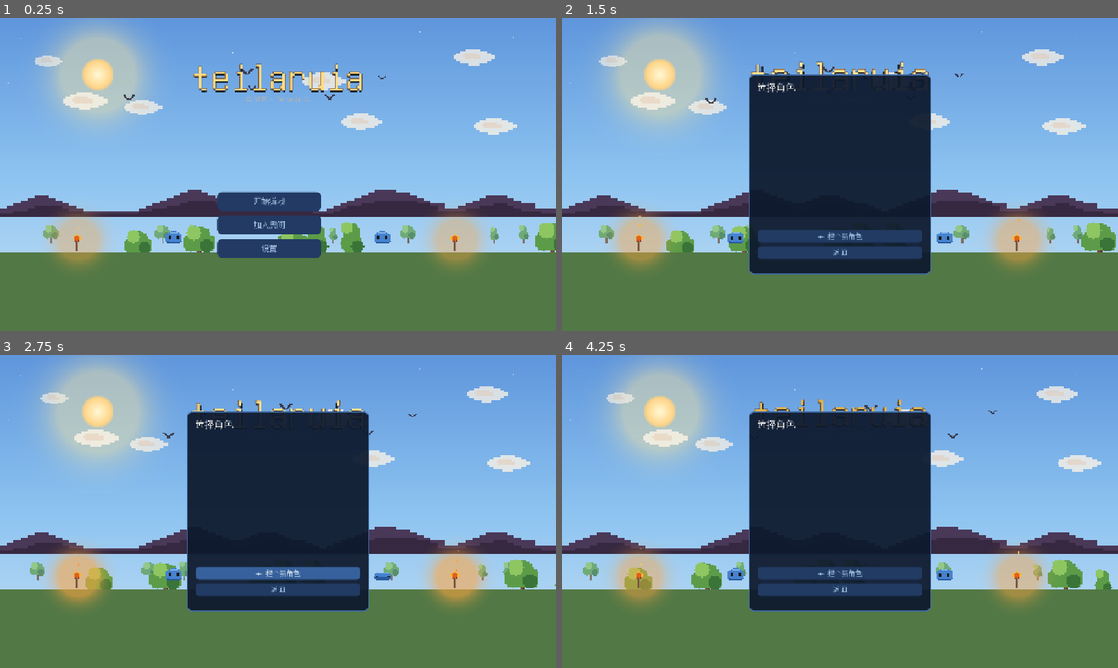
Above: before the commit, frames 1-4 (two rows, left to right).
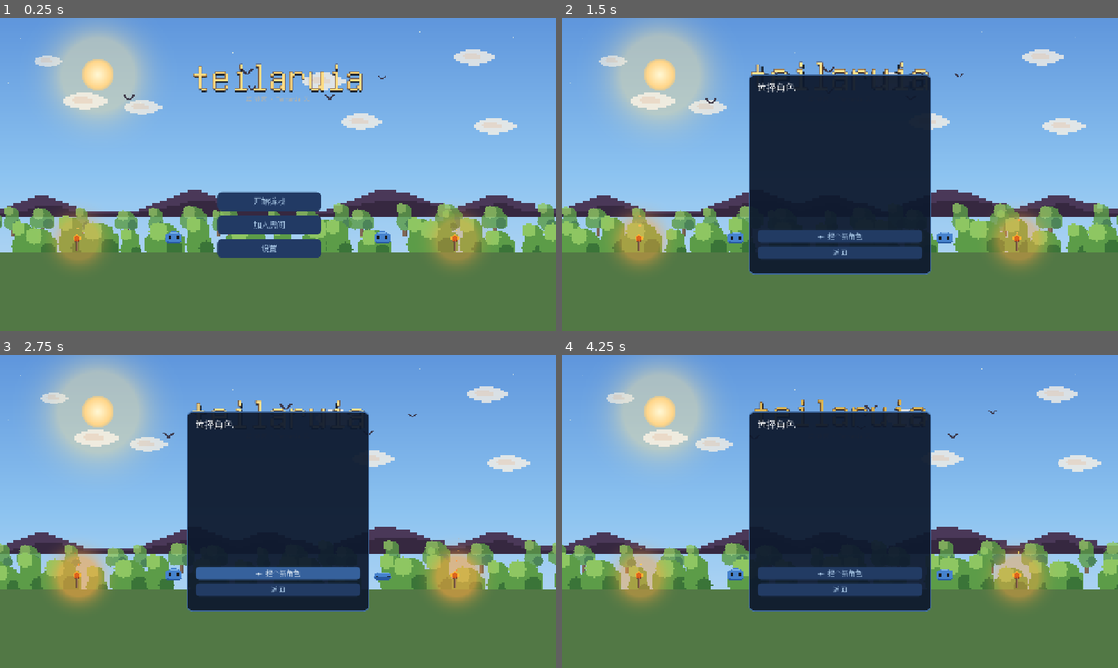
Above: after the commit, the same moments.

Repository: Nornttyy/tielaruia
Game: Godot game, scene res://scenes/main.tscn
Same seed, same stepped clock (60 frames per second), same inputs: the game is played once before the commit and once after it.
Inputs (mouse positions are in pixels of both pictures, inside the frame that each line leads up to):
- Up to frame 1 (0.25 s): no input
- Up to frame 2 (1.5 s): click "开始游戏" at 0.5 s; tap Enter at 1.25 s; move the mouse to (962, 158) at 1.27 s; hold D (move_right) from 1.28 s (still down); tap E (interact) at 1.35 s; click (962, 158) at 1.42 s
- Up to frame 3 (2.75 s): tap Space (jump) at 1.52, 1.82 s; release D (move_right) at 2 s; drag from (166, 527) to (250, 574) at 2.02 s
- Up to frame 4 (4.25 s): move the mouse to (895, 442) at 2.77 s; hold D (move_right) 2.78-3.5 s; hold Right mouse button (secondary) 2.78-3.5 s; drag from (812, 574) to (673, 464) at 3.52 s

The runs differ from the first frame. In frame 1, 8.1% of the frame differs, in the area x 0-100%, y 59-75%; in frame 2, 6.2%; in frame 3, 6.1%; in frame 4, 6.2%.

Commit message:
feat(menu): 主菜单背景改成满屏大树 — 远近各20棵, 放大, 均匀铺开+抖动不留缝
用户: 背景应该全是大树. 原 10远+7近 太稀疏. 现远近各 20 棵, 近树 scale 3.4-4.6/远 2.2-3.0,
按槽均匀分布+槽内随机 → 铺满成森林墙, 没大空档. 树在背景层(按钮在其上, 不挡操作).

Co-Authored-By: Claude Opus 4.8 (1M context) <noreply@anthropic.com>

Diff:
--- a/scripts/ui/main_menu.gd
+++ b/scripts/ui/main_menu.gd
@@ -22,8 +22,8 @@
 const CLOUD_COUNT := 7          # 4→7: 云更多更丰富 (大小/透明度分层做远近)
 const TREE_COUNT := 5
 # 移动森林: 两层视差树 (远 小/慢/淡, 近 大/快). 横向滚动 + 循环.
-const TREE_FAR_COUNT := 10
-const TREE_NEAR_COUNT := 7
+const TREE_FAR_COUNT := 20
+const TREE_NEAR_COUNT := 20
 const TREE_FAR_SPEED := Vector2(8.0, 16.0)
 const TREE_NEAR_SPEED := Vector2(22.0, 38.0)
 const SLIME_COUNT := 2
@@ -196,15 +196,19 @@
 
 
 func _setup_trees() -> void:
-	# 移动森林: 远层 (小/慢/淡, 纵深) 先建在后; 近层 (大/快/实) 后建在前. 两种树形交替.
+	# 移动森林 (用户要"全是大树"): 远近两层都密密铺满, 大棵, 均匀分布 + 抖动 → 没大空档, 整片森林。
+	# 远层 (大/慢/略淡, 纵深) 先建在后; 近层 (更大/快/实) 后建在前. 两种树形交替。
 	var t0 = MenuSceneArt.make_forest_tree(0)   # 圆胖
 	var t1 = MenuSceneArt.make_forest_tree(1)   # 高瘦
 	for i in TREE_FAR_COUNT:
-		_add_tree(t0 if i % 2 == 0 else t1, randf() * (VIEWPORT_SIZE.x + 200.0) - 100.0,
-			randf_range(1.3, 1.9), randf_range(TREE_FAR_SPEED.x, TREE_FAR_SPEED.y), 0.72, 0.72)
+		# 均匀分槽 + 槽内随机 → 铺满不留缝
+		var fx: float = (float(i) + randf()) / float(TREE_FAR_COUNT) * (VIEWPORT_SIZE.x + 200.0) - 100.0
+		_add_tree(t0 if i % 2 == 0 else t1, fx,
+			randf_range(2.2, 3.0), randf_range(TREE_FAR_SPEED.x, TREE_FAR_SPEED.y), 0.82, 0.70)
 	for i in TREE_NEAR_COUNT:
-		_add_tree(t0 if i % 2 == 0 else t1, randf() * (VIEWPORT_SIZE.x + 200.0) - 100.0,
-			randf_range(2.4, 3.6), randf_range(TREE_NEAR_SPEED.x, TREE_NEAR_SPEED.y), 1.0, 0.78)
+		var nx: float = (float(i) + randf()) / float(TREE_NEAR_COUNT) * (VIEWPORT_SIZE.x + 240.0) - 120.0
+		_add_tree(t0 if i % 2 == 0 else t1, nx,
+			randf_range(3.4, 4.6), randf_range(TREE_NEAR_SPEED.x, TREE_NEAR_SPEED.y), 1.0, 0.80)
 
 
 # 加一棵树. ground_ratio: 树底 y 比例 (远树略高=更远); alpha: 远树淡显雾感.
